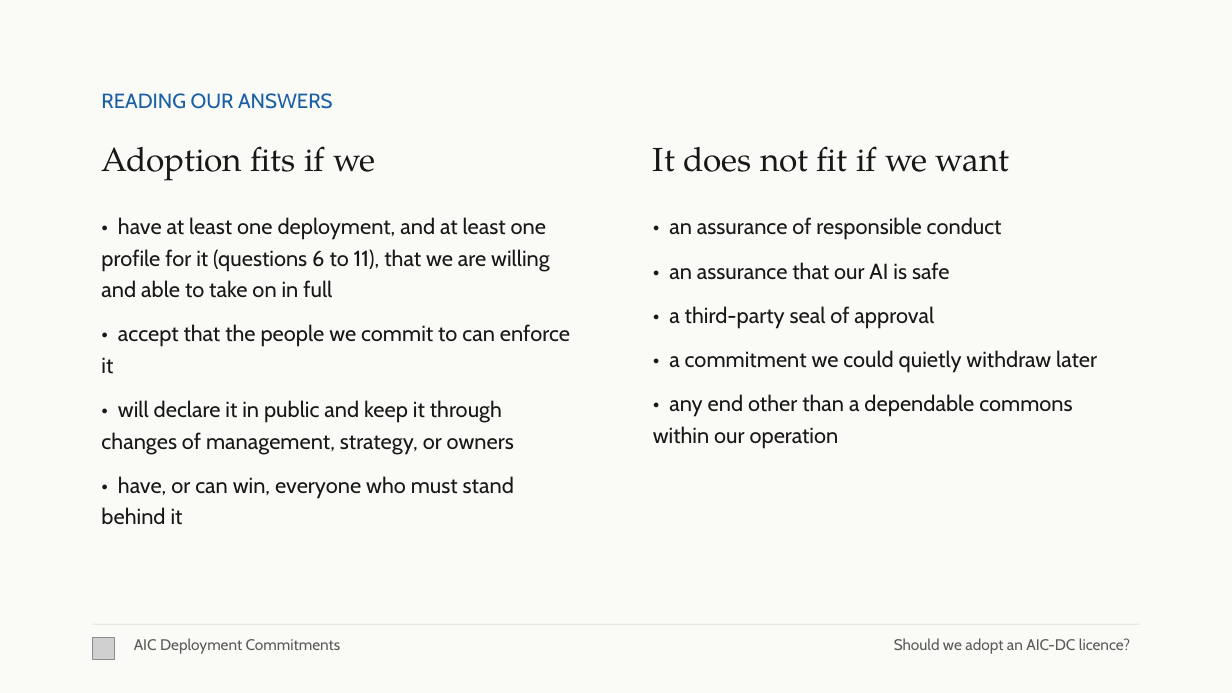
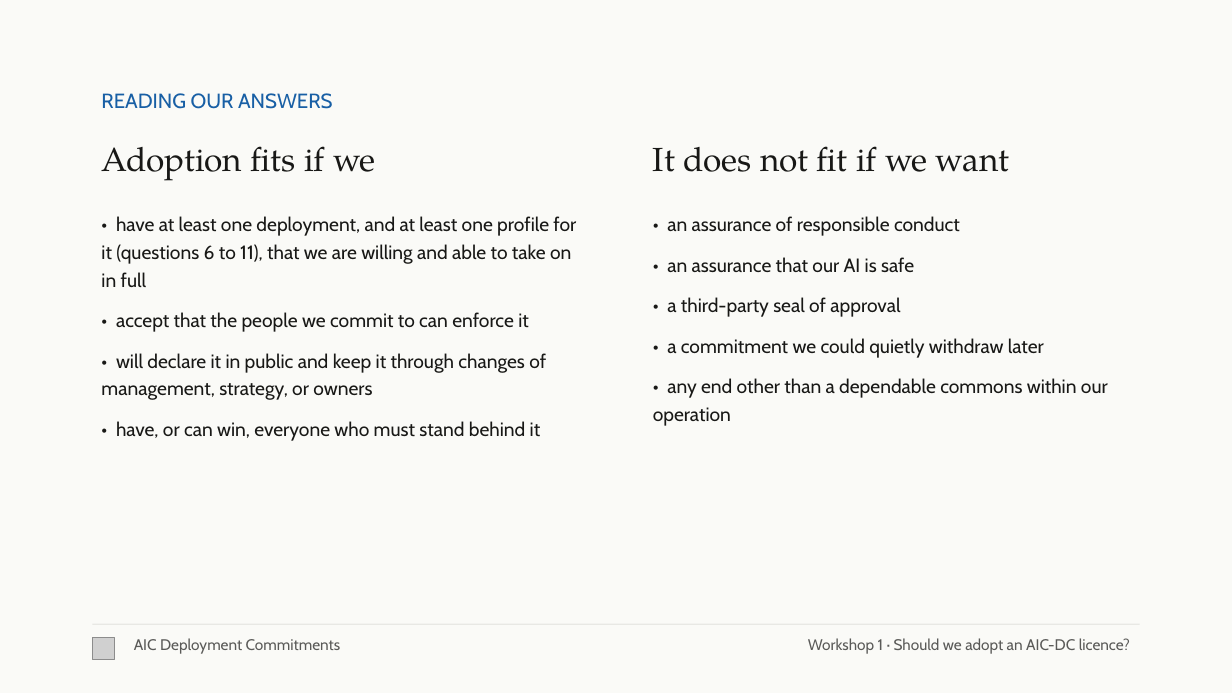
Before and after one commit to emlenartowicz/aic-dc-decks, a slide deck: slide 28 of chapter-5-1/chapter-5-1.pptx. Drawn at 1232x693 pixels with LibreOffice and Linux fonts; fonts in the diff are those of the drawing; grey boxes stand for pictures. Boxes give left, top, right and bottom in pixels: in the first picture for what was removed or moved away, otherwise in the second. Text is boxed around its words. In the diff, an @@ line names an element or a change of style, - is before the commit and + after.

```diff
--- a/chapter-5-1/chapter-5-1.pptx
+++ b/chapter-5-1/chapter-5-1.pptx
@@ text "• have at least one ..." at (101,216,576,441): size 17 to 15 pt @@
@@ text "• an assurance of responsible ..." at (653,216,1108,426): size 17 to 15 pt @@
@@ text at (808,638,1130,654): text changed @@
-Should we adopt an AIC-DC licence?
+Workshop 1 · Should we adopt an AIC-DC licence?
```
Also in this commit, not shown: 22 other slides changed, 4 other files.
